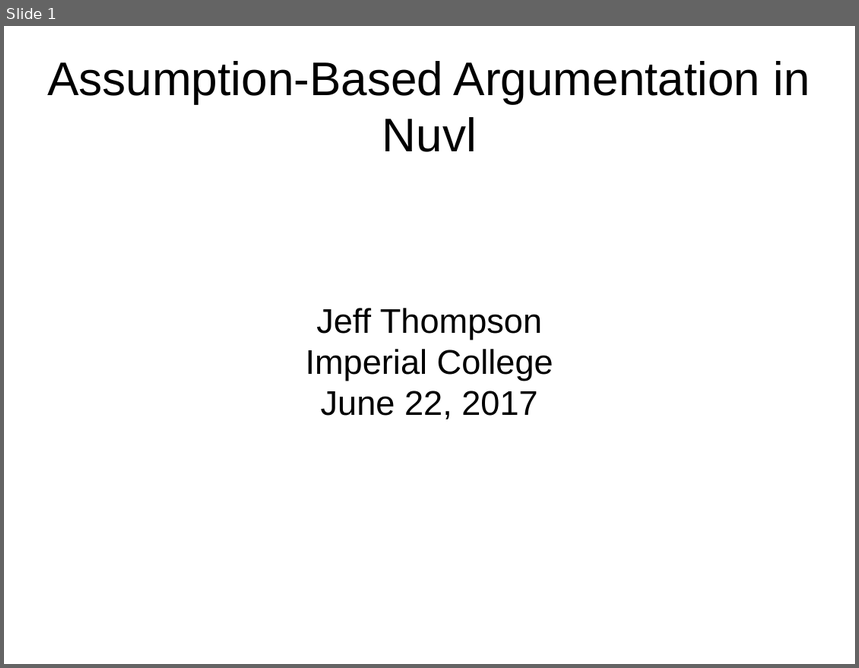
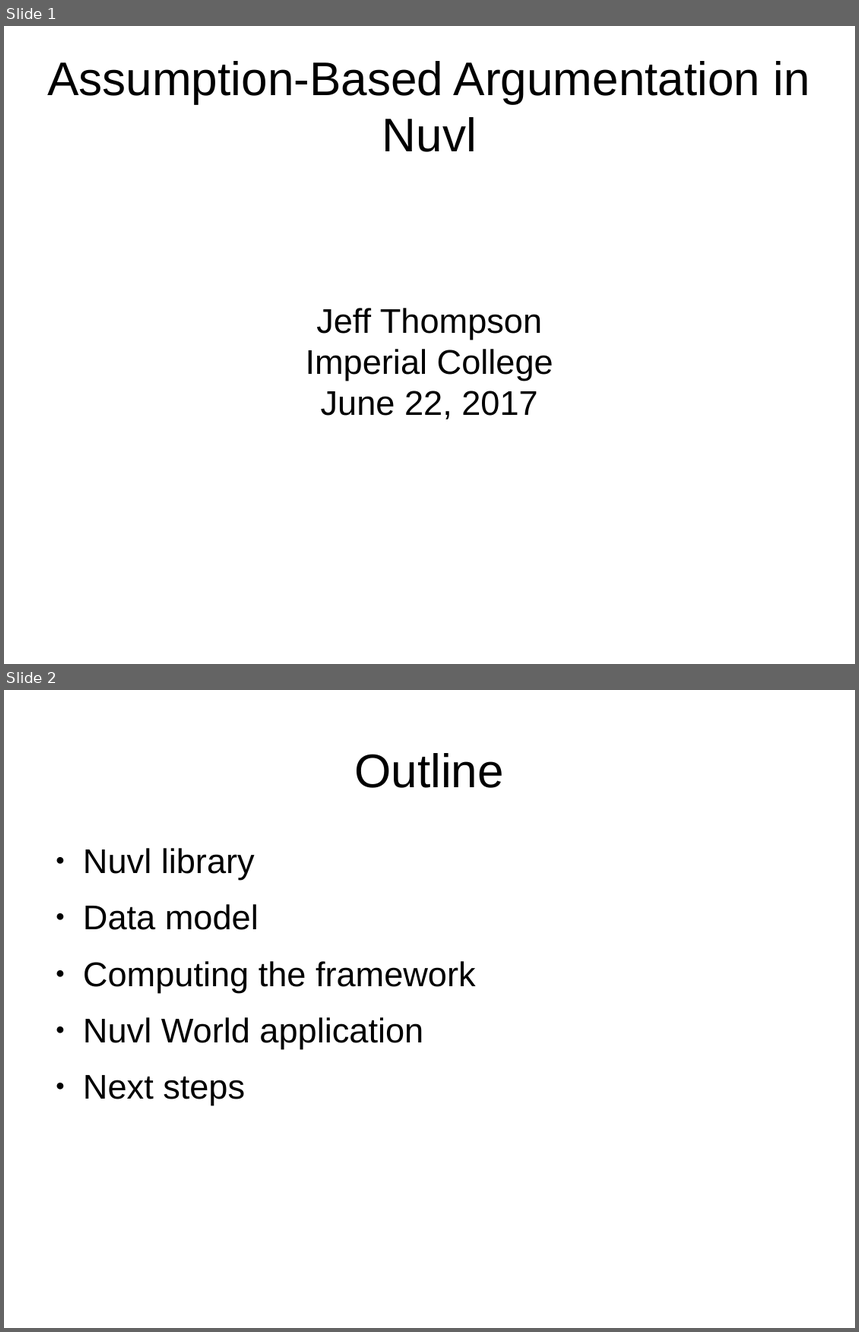
Before and after one commit to jefft0/nuvlworld, a slide deck: doc/Argumentation in Nuvl.odp. Shown one above the other, each under a label of ours: slide 1 before the commit, slides 1 and 2 after it. The pictures are 859x668 and 859x1332 pixels, drawn with LibreOffice and Linux fonts; fonts in the diff are those of the drawing. Boxes give left, top, right and bottom in pixels: in the first picture for what was removed or moved away, otherwise in the second. Text is boxed around its words. In the diff, an @@ line names an element or a change of style, - is before the commit and + after.

Commit message:
doc: First draft of Argumentation in Nuvl presentation.

```diff
--- a/doc/Argumentation in Nuvl.odp
+++ b/doc/Argumentation in Nuvl.odp
@@ slide 2 added at box(4, 690, 855, 1328), background #FFFFFF @@
@@ title added at box(354, 753, 504, 788), 44 pt, text #000000 @@
+Outline
@@ text added at box(83, 848, 476, 1106), 32 pt, text #000000 @@
+● Nuvl library
+● Data model
+● Computing the framework
+● Nuvl World application
+● Next steps
```
Also in this commit, not shown: 3 slides changed, 7 other slides added, 4 slides removed.
